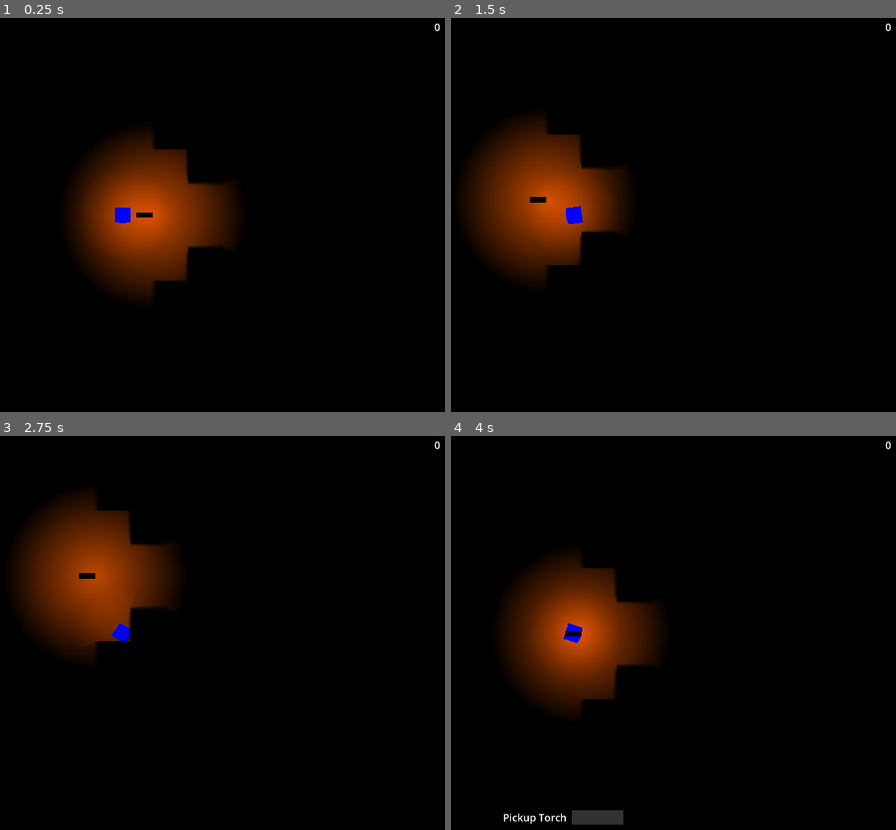
Above: before the commit, frames 1-4 (two rows, left to right).
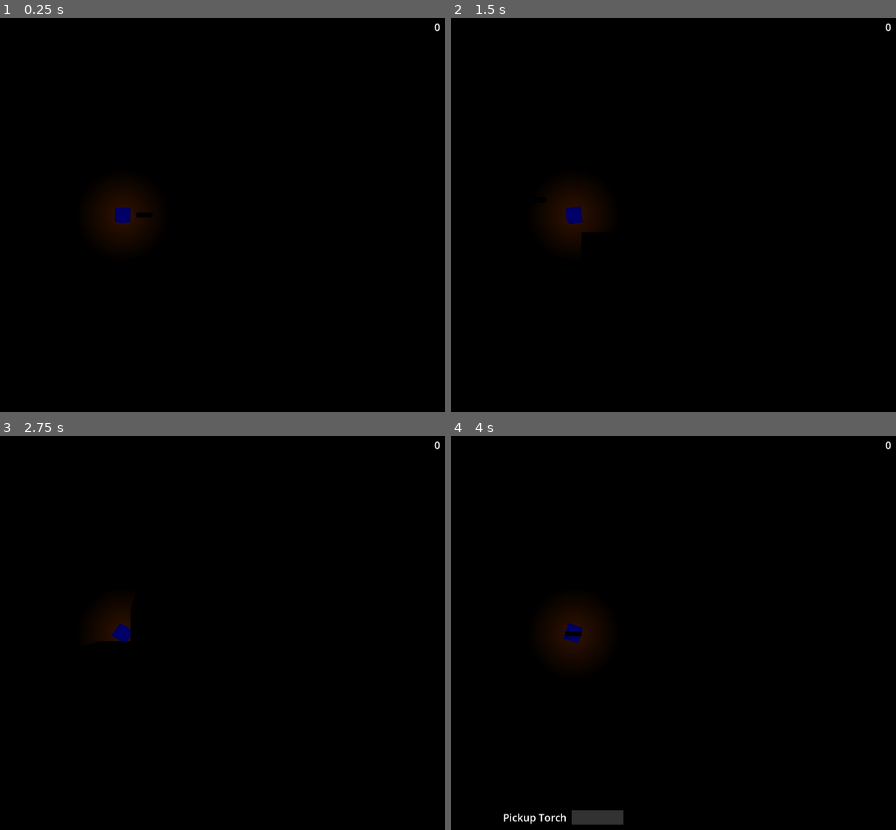
Above: after the commit, the same moments.

Repository: OwenTheBell/Torch
Game: Godot game, scene res://Environment/world.tscn
Two runs of this game, one before a commit and one after it. Both use one fixed random seed, a clock stepped at 60 frames per second and the inputs below.
Inputs (mouse positions are in pixels of both pictures, inside the frame that each line leads up to):
- Up to frame 1 (0.25 s): no input
- Up to frame 2 (1.5 s): tap Enter at 0.5 s; move the mouse to (718, 195) at 0.52 s; hold D (Right) 0.53-1.28 s; hold Space (Interact) 0.53-1.28 s; move the mouse to (outside the picture) at 1.27 s; hold S (Down) from 1.28 s (still down); tap Space (Interact) at 1.35 s
- Up to frame 3 (2.75 s): move the mouse to (186, 542) at 2.02 s; release S (Down) at 2.03 s; hold D (Right) from 2.03 s (still down); hold Space (Interact) from 2.03 s (still down); click (186, 542) at 2.1 s
- Up to frame 4 (4 s): tap R (restart) at 2.75 s; move the mouse to (540, 715) at 2.77 s; release D (Right) at 2.78 s; release Space (Interact) at 2.78 s; hold W (Up) 2.78-3.53 s; right-click (540, 715) at 2.85 s; tap Space (Interact) at 3.05 s; move the mouse to (771, 696) at 3.52 s; hold A (Left) from 3.53 s (still down); hold Space (Interact) from 3.53 s (still down)

The runs differ from the first frame. In frame 1, 10% of the frame differs, in the area x 15-53%, y 28-72%; in frame 2, 10%; in frame 3, 9.9%; in frame 4, 9.5%.

Commit message:
Changed sconce.tscn base type to StaticBody2D
This allows cleaner handling of parents and what not

Diff:
--- a/Interaction/InteractExecutor.gd
+++ b/Interaction/InteractExecutor.gd
@@ -29,23 +29,19 @@
 
 
 func _on_body_entered(body):
-  var owner = Helper.get_scene_root(body)
-  owner.propagate_call("entered_executor", [self])
+  body.propagate_call("entered_executor", [self])
 
 
 func _on_body_exited(body):
-  var owner = Helper.get_scene_root(body)
-  owner.propagate_call("exited_executor", [self])
+  body.propagate_call("exited_executor", [self])
 
 
 func _on_area_entered(area: Area2D):
-  var owner = Helper.get_scene_root(area)
-  owner.propagate_call("entered_executor", [self])
+  area.get_parent().propagate_call("entered_executor", [self])
 
 
 func _on_area_exited(area: Area2D):
-  var owner = Helper.get_scene_root(area)
-  owner.propagate_call("exited_executor", [self])
+  area.get_parent().propagate_call("exited_executor", [self])
 
 
 func add_receiver(receiver: Node, priority = true):
--- a/Interaction/toggle_polygon2d_color.gd
+++ b/Interaction/toggle_polygon2d_color.gd
@@ -6,8 +6,7 @@
 
 var _base_color: Color
 
-
-func _ready():
+func _enter_tree():
   _base_color = polygon.color
 
 
--- a/Lights/TorchLightSource.gd
+++ b/Lights/TorchLightSource.gd
@@ -9,41 +9,43 @@
 @export_range(0.0, 1.0) var minimum_light: float = 1.0
 @export_range(0.0, 1.0) var minimum_radius: float = 1.0
 
-var remaining_time
-var is_lit = false
-
-var starting_scale
-var starting_energy
+var _remaining_time
+var _is_lit = false
+var _starting_scale
+var _starting_energy
 
 func _ready():
-  is_lit = true
-  remaining_time = duration
-  starting_scale = scale
-  starting_energy = energy
+  _remaining_time = duration
+  _starting_scale = scale
+  _starting_energy = energy
+  if start_lit:
+    ignite()
+  else:
+    extinguish()
 
 
 func on_tick(delta):
-  if not is_lit:
+  if not _is_lit:
     return
-  remaining_time -= delta
+  _remaining_time -= delta
   update_light()
 
 
 func ignite():
-  is_lit = true
+  _is_lit = true
   update_light()
   on_ignited.emit()
 
 
 func extinguish():
-  is_lit = false
+  _is_lit = false
   energy = 0
   scale = Vector2.ZERO
   on_extinguish.emit()
 
 
 func update_light():
-  var percent_radius = (1 - minimum_radius) * (remaining_time / duration) + minimum_radius
-  scale = starting_scale * percent_radius
-  var percent_energy = (1 - minimum_light) * (remaining_time / duration) + minimum_light
-  energy = starting_energy * percent_energy
+  var percent_radius = (1 - minimum_radius) * (_remaining_time / duration) + minimum_radius
+  scale = _starting_scale * percent_radius
+  var percent_energy = (1 - minimum_light) * (_remaining_time / duration) + minimum_light
+  energy = _starting_energy * percent_energy
--- a/Lights/sconce.tscn
+++ b/Lights/sconce.tscn
@@ -1,47 +1,41 @@
-[gd_scene load_steps=5 format=3 uid="uid://cafjc37qakrvo"]
+[gd_scene load_steps=5 format=3 uid="uid://b3hhyw3rw2whe"]
 
-[ext_resource type="PackedScene" uid="uid://c06huod6isw3j" path="res://Lights/decaying_torch_light.tscn" id="1_qdpx3"]
-[ext_resource type="Script" path="res://Interaction/toggle_polygon2d_color.gd" id="2_bc603"]
-[ext_resource type="Script" path="res://Interaction/InteractReceiver.gd" id="2_jy8lh"]
+[ext_resource type="PackedScene" uid="uid://c06huod6isw3j" path="res://Lights/decaying_torch_light.tscn" id="1_5orp0"]
+[ext_resource type="Script" path="res://Interaction/toggle_polygon2d_color.gd" id="2_k45wq"]
+[ext_resource type="Script" path="res://Interaction/InteractReceiver.gd" id="3_5hfd0"]
 
-[sub_resource type="RectangleShape2D" id="RectangleShape2D_j1cxv"]
+[sub_resource type="RectangleShape2D" id="RectangleShape2D_nnbp8"]
 size = Vector2(50, 50)
 
-[node name="Sconce" type="Node2D"]
+[node name="SconceBody" type="StaticBody2D"]
+collision_layer = 65
+collision_mask = 0
 
-[node name="TorchLight" parent="." instance=ExtResource("1_qdpx3")]
+[node name="CollisionShape2D" type="CollisionShape2D" parent="."]
+rotation = 0.785398
+shape = SubResource("RectangleShape2D_nnbp8")
+
+[node name="TorchLight" parent="." instance=ExtResource("1_5orp0")]
 position = Vector2(2.08165e-12, 2.08165e-12)
 scale = Vector2(2, 2)
 decay = true
 duration = 60.0
-
-[node name="StaticBody2D" type="StaticBody2D" parent="."]
-collision_layer = 65
-
-[node name="CollisionShape2D" type="CollisionShape2D" parent="StaticBody2D"]
-rotation = 0.785398
-shape = SubResource("RectangleShape2D_j1cxv")
-
-[node name="Area2D" type="Area2D" parent="."]
-visible = false
-collision_layer = 65
-collision_mask = 0
 
 [node name="Polygon2D" type="Polygon2D" parent="."]
 color = Color(0.55, 0, 1, 1)
 polygon = PackedVector2Array(32, 2.08165e-12, 2.08165e-12, 32, -32, 2.08165e-12, 2.08165e-12, -32)
 
 [node name="TogglePolygon2DColor" type="Node" parent="Polygon2D" node_paths=PackedStringArray("polygon")]
-script = ExtResource("2_bc603")
+script = ExtResource("2_k45wq")
 color = Color(1, 0.783333, 0, 1)
 polygon = NodePath("..")
 
 [node name="Ignite InteractReceiver" type="Node" parent="."]
-script = ExtResource("2_jy8lh")
+script = ExtResource("3_5hfd0")
 interact_description = "Ignite"
 
 [node name="Extinguish InteractReceiver" type="Node" parent="."]
-script = ExtResource("2_jy8lh")
+script = ExtResource("3_5hfd0")
 interact_description = "Extinguish"
 
 [connection signal="on_extinguish" from="TorchLight" to="Polygon2D/TogglePolygon2DColor" method="show_base_color"]
